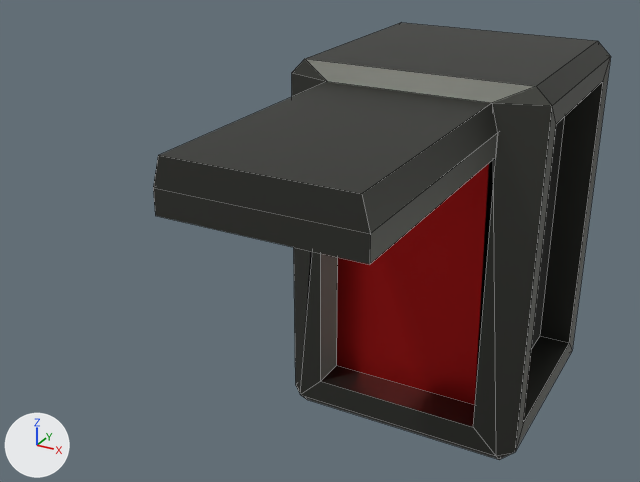
What one commit did to the FBX model Assets/Resources/Meshes/Weapon2-2.fbx.
Rendered twice from a 50 mm camera at (2.577, -3.695, 0.378) aimed at (2.321, -3.23, 0.145). Lighting does not change. The marker at lower left points along +X, +Y and +Z. Mesh edges are drawn as thin lines. Where no turn or scale is listed for an object, it has been applied to the vertices.

Objects in the first picture: 'Weapon2-2'.
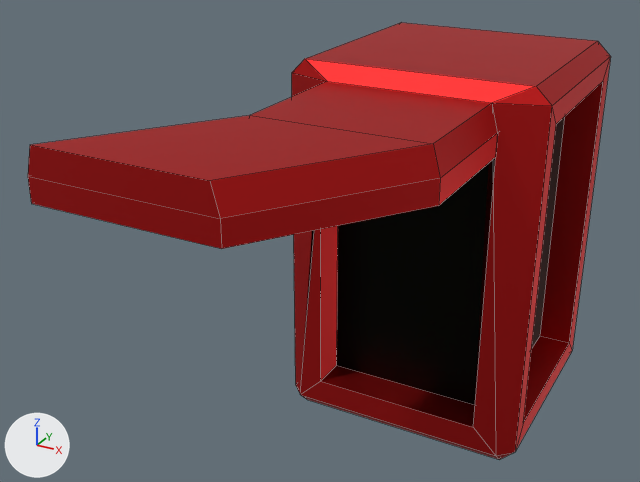
The newer file is also turned or shifted as a whole; pictures and numbers use the older file's frame.

The edits, one by one:
me_cube_019 is used by ob_weapon2_2; location (2.3711, -3.1293, 0.0).
Verts and faces of me_cube_019; kept vertices keep their numbers, new ones are numbered from 56.
Before the commit, vertices of me_cube_019: 48 (-0.053, -0.252, 0.247) at pixel (158, 155), 49 (0.053, -0.252, 0.247) at pixel (361, 193), 50 (-0.058, -0.252, 0.23) at pixel (153, 187), 51 (0.058, -0.252, 0.23) at pixel (370, 233), 54 (-0.058, -0.252, 0.215) at pixel (155, 215).
Before the commit, vertices of me_cube_019: 55 (0.058, -0.252, 0.215) at pixel (369, 264).
me_cube_019 had 56 vertices, 58 faces and spanned x -0.085..0.085, y -0.252..0.085, z 0.0..0.257.
me_cube_019 now has 62 vertices, 64 faces and spans x -0.123..0.085, y -0.269..0.085, z 0.0..0.257.
Part 1, on me_cube_019:
Faces deleted: (48, 50, 51, 49), (50, 54, 55, 51).
Vertices 48 to 51, 54, 55 move by (0.0, 0.079, 0.0).
New vertices 56 to 60 stand at vertices 49, 50, 51, 54, 55, in that order, plus (-0.065, -0.096, 0.0).
New vertex 61 is at (-0.119, -0.269, 0.247), pixel (29, 144).
New faces: (48, 50, 57, 61), (50, 54, 59, 57), (56, 61, 57, 58), (57, 59, 60, 58), (48, 61, 56, 49), (54, 55, 60, 59).
New faces: (49, 56, 58, 51), (51, 58, 60, 55).
me_cube_019 part 2: 55 kept faces spanning x -0.085..0.085, y -0.173..0.085, z 0.0..0.257 get new texture (UV) coordinates.

Pixel boxes (x1, y1, x2, y2) of what changed, in the pictures (640 x 482 px):
'Weapon2-2', reshaped (27% wider): before (153, 23, 611, 460); after (28, 23, 611, 460)
part 1 of me_cube_019, built on: before (153, 82, 498, 265); after (28, 82, 498, 249)
part 2 of me_cube_019, surface changed: (292, 23, 611, 460) in both
